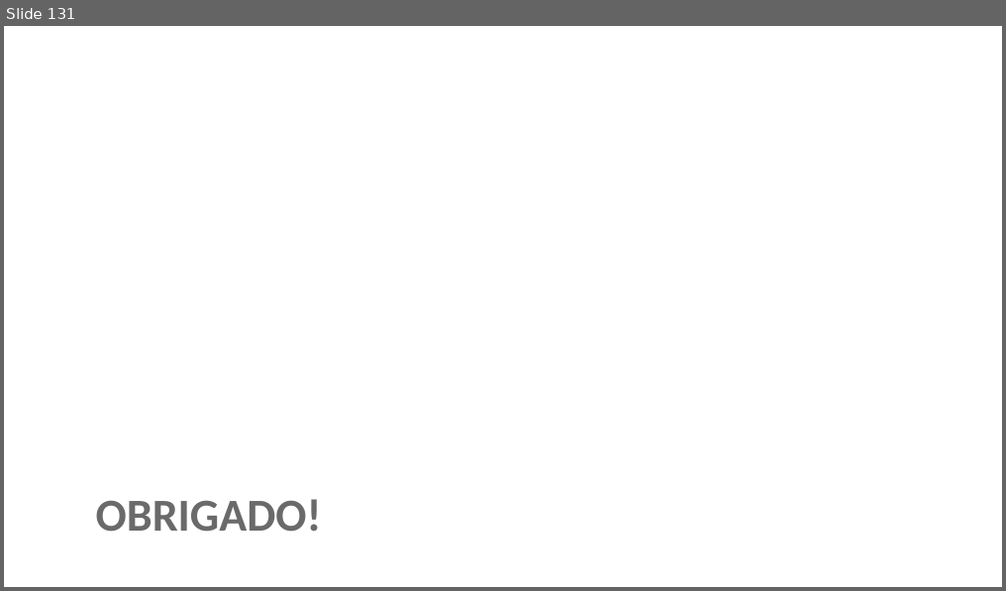
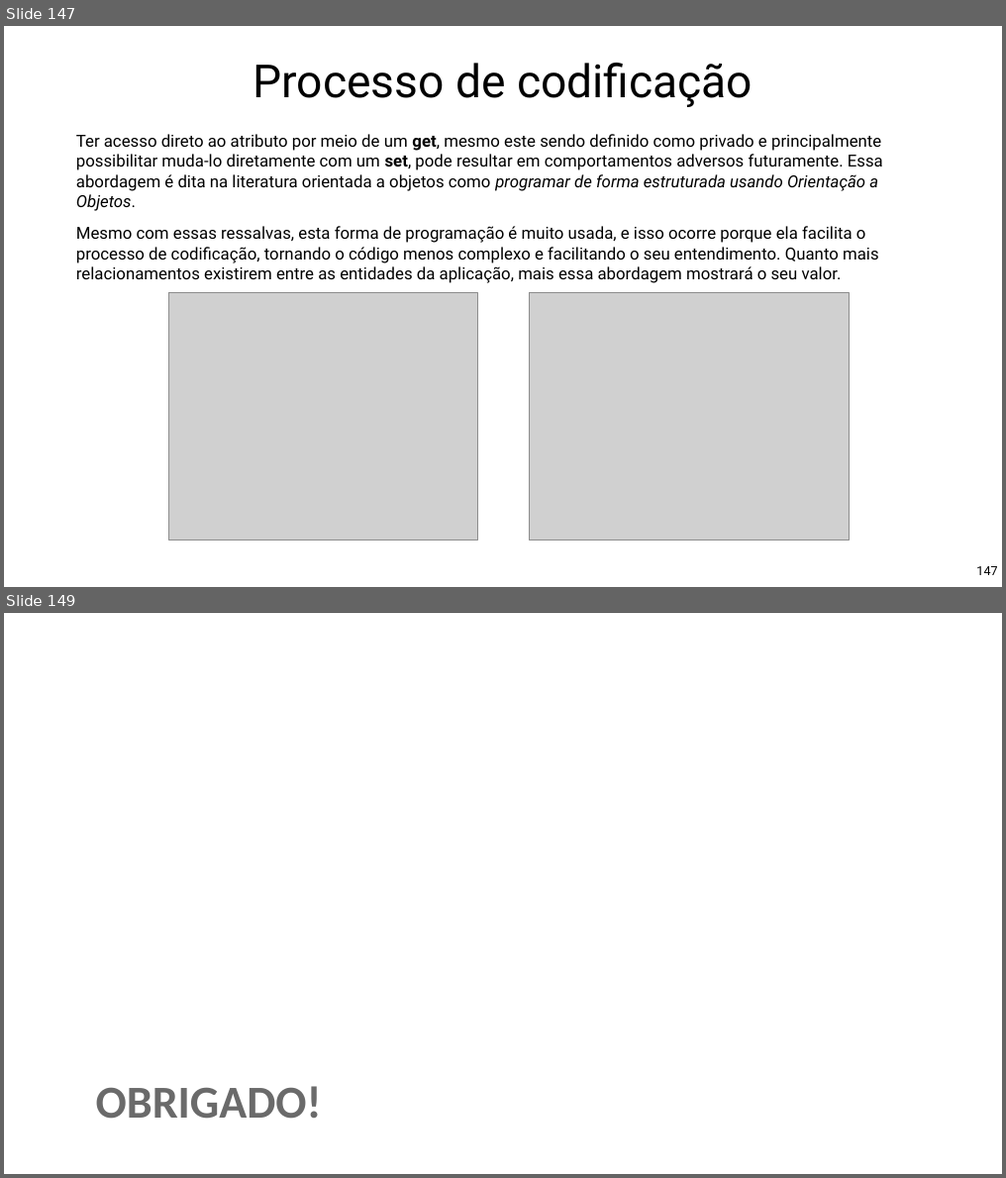
Before and after one commit to Pedrorocha13/2021.1-progoo, a slide deck: materiais/slides.pptx. Shown one above the other, each under a label of ours: slide 131 before the commit, slides 147 and 149 after it; the slides between them are not shown. The pictures are 1006x591 and 1006x1178 pixels, drawn with LibreOffice and Linux fonts; fonts in the diff are those of the drawing; grey boxes stand for pictures; background and template pictures are left out. Boxes give left, top, right and bottom in pixels: in the first picture for what was removed or moved away, otherwise in the second. Text is boxed around its words. In the diff, an @@ line names an element or a change of style, - is before the commit and + after.

```diff
--- a/materiais/slides.pptx
+++ b/materiais/slides.pptx
@@ slide 147 added at box(4, 26, 1002, 587), background picture (left out) @@
@@ title added at box(252, 63, 752, 107), 88 pt, text #000000 @@
+Processo de codificação
@@ text added at box(76, 134, 883, 283), 32 pt, text #000000 @@
+Ter acesso direto ao atributo por meio de um get, mesmo este sendo definido como privado e principalmente possibilitar muda-lo diretamente com um set, pode resultar em comportamentos adversos futuramente. Essa abordagem é dita na literatura orientada a objetos como programar de forma estruturada usando Orientação a Objetos.
+Mesmo com essas ressalvas, esta forma de programação é muito usada, e isso ocorre porque ela facilita o processo de codificação, tornando o código menos complexo e facilitando o seu entendimento. Quanto mais relacionamentos existirem entre as entidades da aplicação, mais essa abordagem mostrará o seu valor.
@@ picture added at box(168, 292, 477, 540) @@
@@ picture added at box(529, 292, 848, 540) @@
@@ page number added at box(976, 567, 997, 575), 24 pt, text #000000 @@
+147
@@ what was slide 131 is now slide 149 @@
```
Also in this commit, not shown: 17 other slides added, 51 other files.
